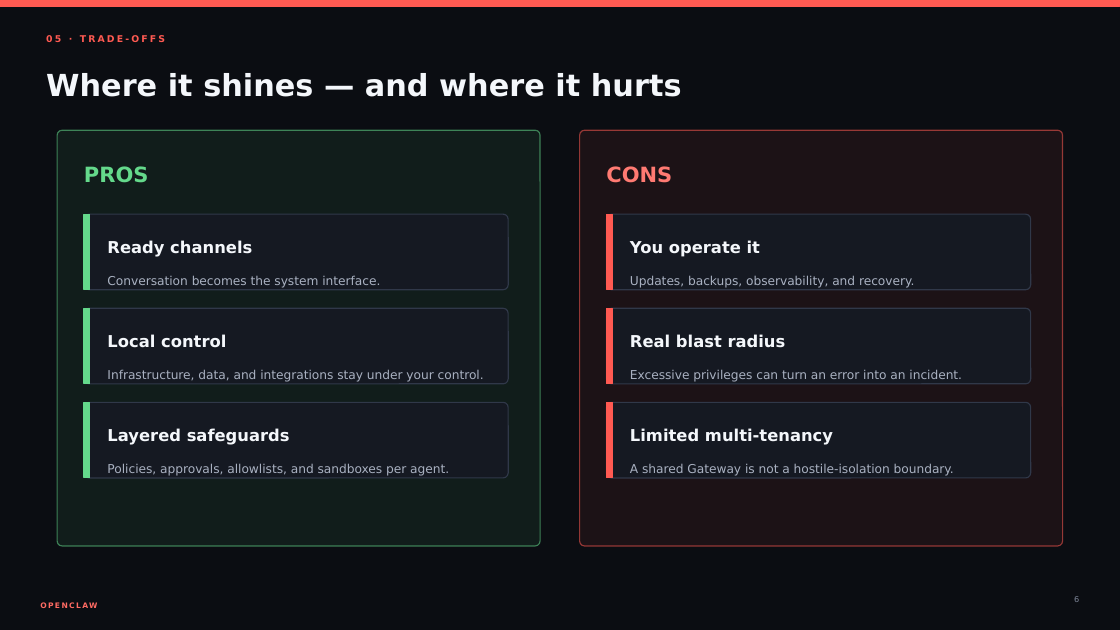
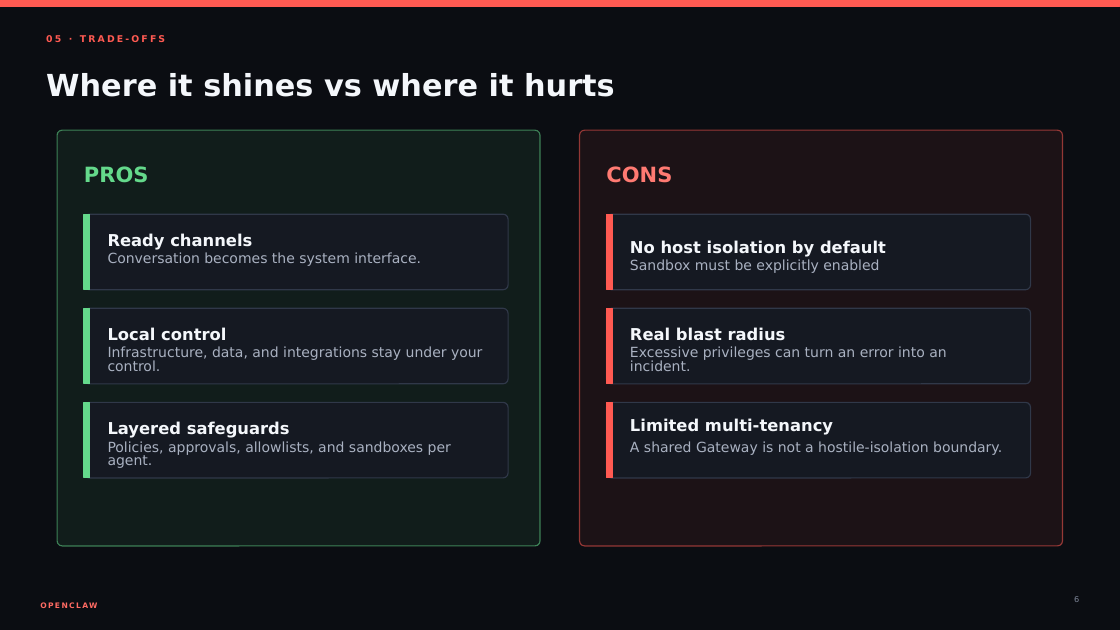
Before and after one commit to jefersonlemos/ai-space, a slide deck: slide 6 of openclaw/openclaw-presentation.pptx. Drawn at 1120x630 pixels with LibreOffice and Linux fonts; fonts in the diff are those of the drawing. Boxes give left, top, right and bottom in pixels: in the first picture for what was removed or moved away, otherwise in the second. Text is boxed around its words. In the diff, an @@ line names an element or a change of style, - is before the commit and + after.

Commit message:
update the presentation

```diff
--- a/openclaw/openclaw-presentation.pptx
+++ b/openclaw/openclaw-presentation.pptx
@@ text at (x1=46, y1=73, x2=615, y2=97): text changed @@
-Where it shines — and where it hurts
+Where it shines vs where it hurts
@@ text at (x1=630, y1=240, x2=886, y2=257): text changed @@
-You operate it
+No host isolation by default
@@ text added at (x1=630, y1=259, x2=879, y2=273), 12 pt, text #A9B1C1 @@
+Sandbox must be explicitly enabled
@@ text removed at (x1=630, y1=275, x2=914, y2=288) @@
-Updates, backups, observability, and recovery.
@@ 4 texts moved together from (x1=107, y1=240, x2=786, y2=445) to (x1=108, y1=233, x2=786, y2=438) @@
@@ text "Limited multi-tenancy" moved from (x1=630, y1=428, x2=833, y2=445) to (x1=630, y1=418, x2=833, y2=435) @@
@@ 5 texts moved together from (x1=107, y1=275, x2=962, y2=476) to (x1=108, y1=252, x2=1002, y2=468) @@
@@ size 10.5 to 12 pt; line spacing 1 to 0.8 in 5 elements at (x1=108, y1=252, x2=421, y2=266), (x1=108, y1=346, x2=482, y2=371), (x1=108, y1=441, x2=451, y2=468), (x1=630, y1=346, x2=946, y2=371), (x1=630, y1=441, x2=1002, y2=455) @@
```
Also in this commit, not shown: 6 other slides changed, 1 slide removed.
